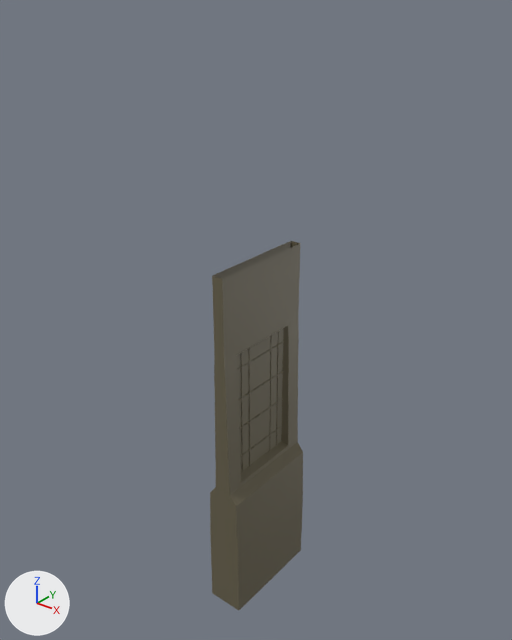
The Blender file Lager25/Assets/Resources/3D/Walls/m_wll_win_002.blend, before and after one commit.
Both versions are drawn from a 50 mm camera at (19.79, -24.96, 32.16) aimed at (-0.53, 0.45, 16.41). The lights are fixed; the arrows at lower left show +X, +Y and +Z.

Script lines for the objects in view, before the commit:
```python
me_cube_002 = bpy.data.meshes.new('Cube.002')
me_cube_002.from_pydata(...)  # 208 vertices, 180 faces; spans x 0.0..1.0, y -3.0..0.0, z 0.0..20.0
me_cube_002.materials.append(mat_material_002)  # its picture is missing
# before: 179 (0.3, 0.0, 20.0) at pixel (263, 259), 180 (0.3, -3.0, 20.0) at pixel (222, 278), 181 (0.0, -3.0, 20.0) at pixel (217, 277), 182 (0.3, 0.0, 20.0) at pixel (263, 260), 183 (0.3, -2.4, 20.0) at pixel (231, 274)
# before: 184 (0.3, -1.5, 20.0) at pixel (243, 269), 185 (0.3, -1.5, 20.0) at pixel (244, 268), 186 (0.3, -0.9, 20.0) at pixel (252, 265), 187 (0.3, -0.9, 20.0) at pixel (251, 265)
ob_cube = bpy.data.objects.new('Cube', me_cube_002)
ob_cube.location = (0.0, 0.0, 0.0)
_m = ob_cube.modifiers.new('Mirror', 'MIRROR')
_m.use_axis = (True, True, False)
_m.use_clip = True
```
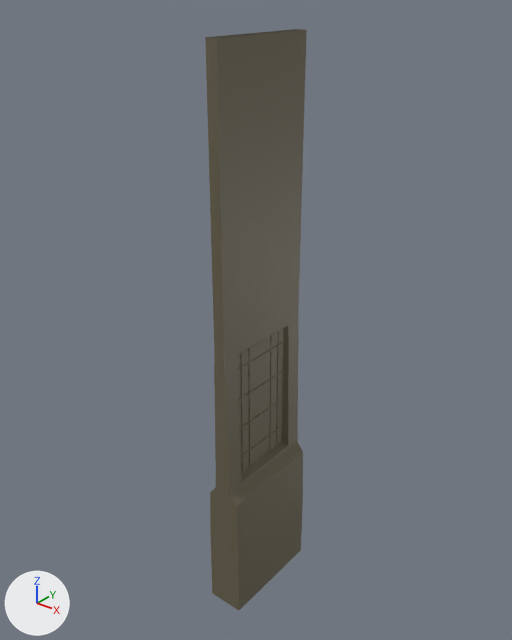
What differs and where, as boxes [x1, y1, x2, y2] in the pictures (512 x 640 px):
'Cube', reshaped (10% wider, 57% taller): before [210, 241, 303, 610]; after [205, 29, 307, 610]
part 1 of me_cube_002, added: after [205, 29, 307, 279]

What changed in the scene script:
```text
Change me_cube_002:
    where me_cube_002.from_pydata(...)  # 208 vertices, 180 faces; spans x 0.0..1.0, y -3.0..0.0, z 0.0..20.0
    used by ob_cube; location = (0.0, 0.0, 0.0)
    verts and faces of me_cube_002; kept vertices keep their numbers, new ones are numbered from 208
    me_cube_002 part 1
    add for new, old in zip([*range(208, 217)], [*range(179, 188)]): verts[new] = verts[old] + (0.0, 0.0, 10.0)
    add faces += [(182, 211, 215, 186), (186, 215, 216, 187), (184, 185, 214, 213), (180, 183, 212, 209), (185, 187, 216, 214), (183, 184, 213, 212)]
    add faces += [(179, 208, 211, 182), (180, 209, 210, 181)]
```
